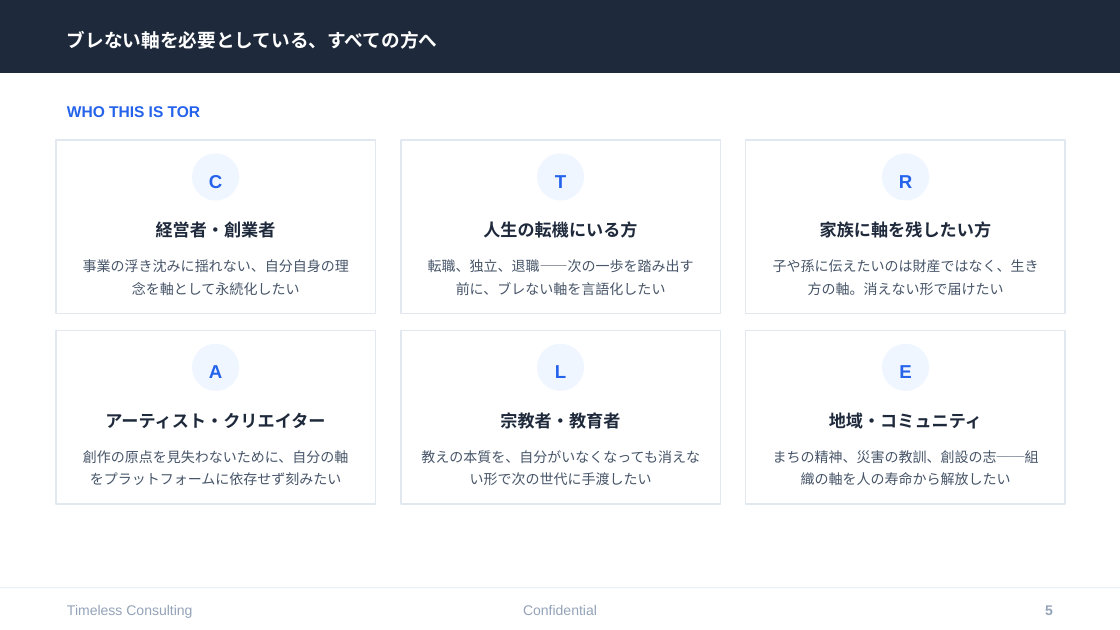
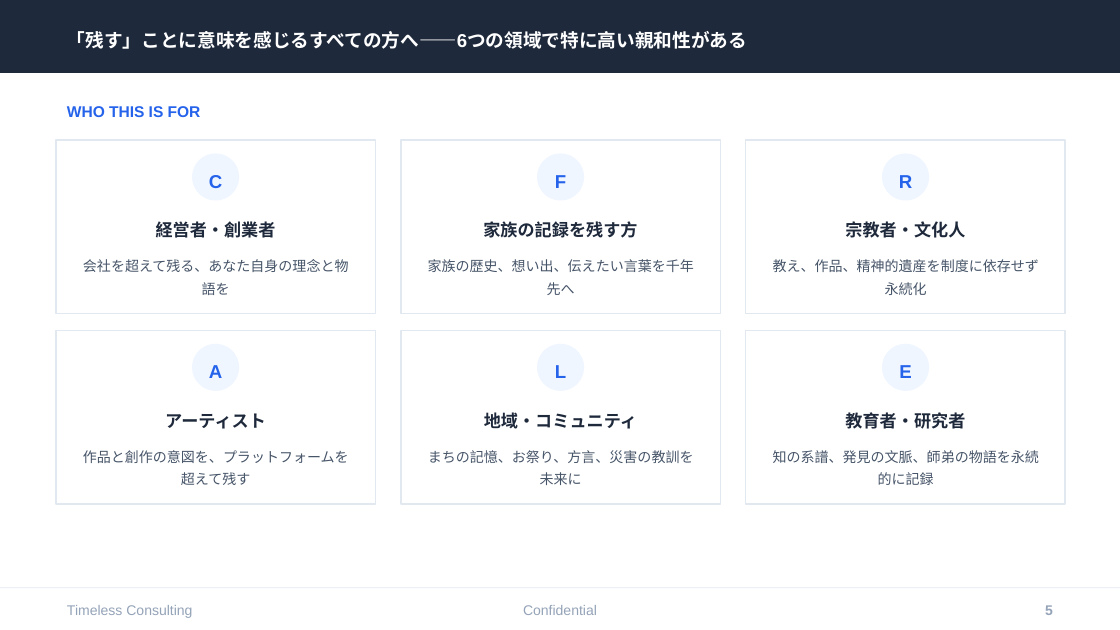
Before and after one commit to tokistorage/lp, a slide deck: slide 5 of tokistorage-client-deck.pptx. Drawn at 1120x630 pixels with LibreOffice and Linux fonts; fonts in the diff are those of the drawing. Boxes give left, top, right and bottom in pixels: in the first picture for what was removed or moved away, otherwise in the second. Text is boxed around its words. In the diff, an @@ line names an element or a change of style, - is before the commit and + after.

```diff
--- a/tokistorage-client-deck.pptx
+++ b/tokistorage-client-deck.pptx
@@ text at <box>67,31,747,49</box>: text changed @@
-ブレない軸を必要としている、すべての方へ
+「残す」ことに意味を感じるすべての方へ——6つの領域で特に高い親和性がある
@@ text at <box>67,106,201,117</box>: text changed @@
-WHO THIS IS TOR
+WHO THIS IS FOR
@@ text at <box>555,175,566,188</box>: text changed @@
-T
+F
@@ text at <box>483,221,637,238</box>: text changed @@
-人生の転機にいる方
+家族の記録を残す方
@@ text at <box>845,221,965,238</box>: text changed @@
-家族に軸を残したい方
+宗教者・文化人
@@ text at <box>83,259,349,295</box>: text changed @@
-事業の浮き沈みに揺れない、自分自身の理念を軸として永続化したい
+会社を超えて残る、あなた自身の理念と物語を
@@ text at <box>428,259,694,295</box>: text changed @@
-転職、独立、退職——次の一歩を踏み出す前に、ブレない軸を言語化したい
+家族の歴史、想い出、伝えたい言葉を千年先へ
@@ text at <box>773,259,1039,295</box>: text changed @@
-子や孫に伝えたいのは財産ではなく、生き方の軸。消えない形で届けたい
+教え、作品、精神的遺産を制度に依存せず永続化
@@ text at <box>165,413,266,429</box>: text changed @@
-アーティスト・クリエイター
+アーティスト
@@ text at <box>484,412,637,429</box>: text changed @@
-宗教者・教育者
+地域・コミュニティ
@@ text at <box>845,412,965,429</box>: text changed @@
-地域・コミュニティ
+教育者・研究者
@@ text at <box>83,450,349,485</box>: text changed @@
-創作の原点を見失わないために、自分の軸をプラットフォームに依存せず刻みたい
+作品と創作の意図を、プラットフォームを超えて残す
@@ text at <box>428,450,694,485</box>: text changed @@
-教えの本質を、自分がいなくなっても消えない形で次の世代に手渡したい
+まちの記憶、お祭り、方言、災害の教訓を未来に
@@ text at <box>773,450,1039,485</box>: text changed @@
-まちの精神、災害の教訓、創設の志──組織の軸を人の寿命から解放したい
+知の系譜、発見の文脈、師弟の物語を永続的に記録
```
Also in this commit, not shown: 8 other slides changed, 13 other files.
